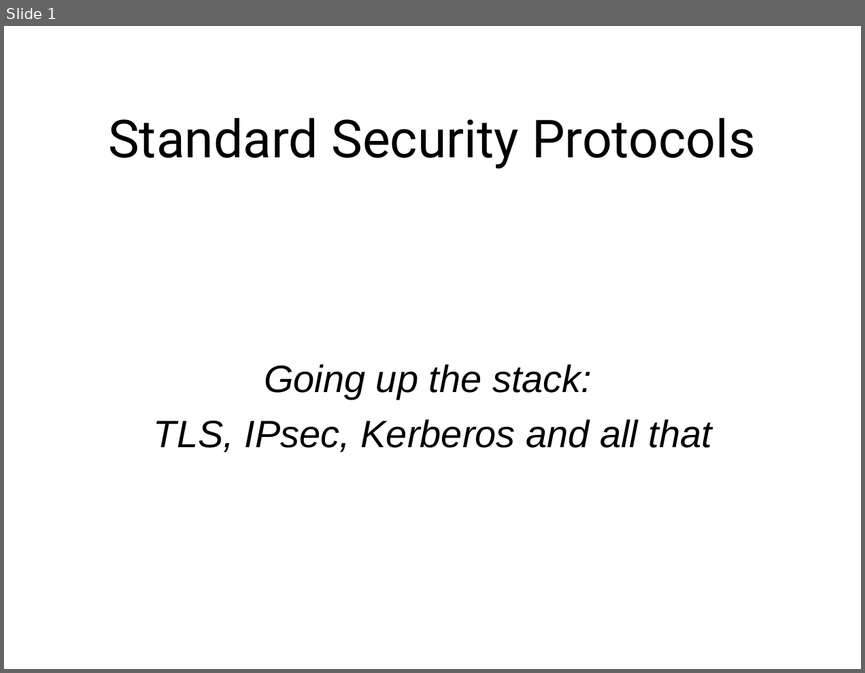
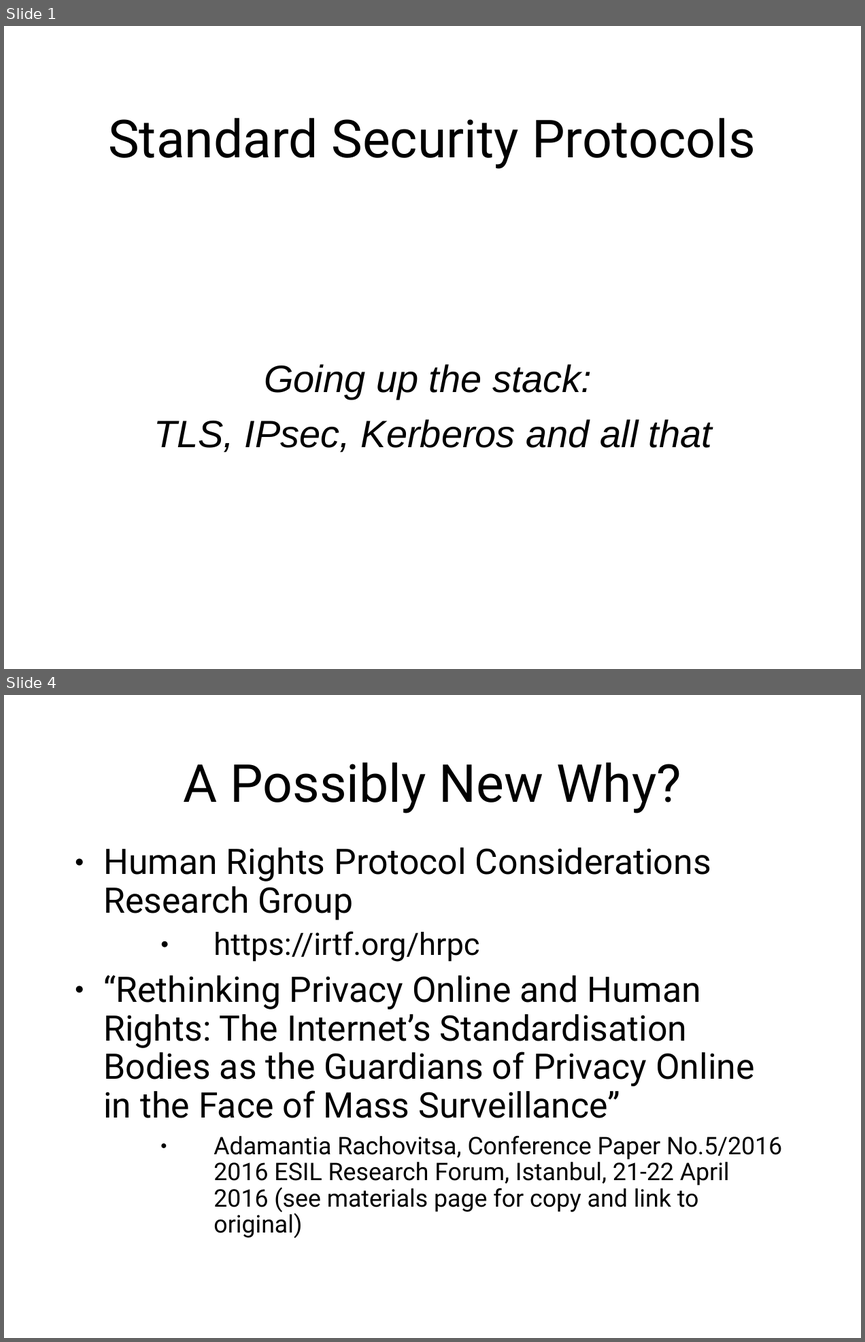
Before and after one commit to sftcd/cs7053, a slide deck: 2016lectures/06-protocols.ppt. Shown one above the other, each under a label of ours: slide 1 before the commit, slides 1 and 4 after it; the slides between them are not shown. The pictures are 865x673 and 865x1342 pixels, drawn with LibreOffice and Linux fonts; fonts in the diff are those of the drawing. Boxes give left, top, right and bottom in pixels: in the first picture for what was removed or moved away, otherwise in the second. Text is boxed around its words. In the diff, an @@ line names an element or a change of style, - is before the commit and + after.

```diff
--- a/2016lectures/06-protocols.ppt
+++ b/2016lectures/06-protocols.ppt
@@ slide 4 added at (4, 695, 861, 1338), background #FFFFFF @@
@@ title added at (183, 762, 681, 813), 44 pt, text #000000 @@
+A Possibly New Why?
@@ text added at (103, 847, 782, 1238), 29.6 pt, text #000000 @@
+● Human Rights Protocol Considerations Research Group
+  ● https://irtf.org/hrpc
+● “Rethinking Privacy Online and Human Rights: The Internet’s Standardisation Bodies as the Guardians of Privacy Online in the Face of Mass Surveillance”
+  ● Adamantia Rachovitsa, Conference Paper No.5/2016 2016 ESIL Research Forum, Istanbul, 21-22 April 2016 (see materials page for copy and link to original)
```
Also in this commit, not shown: 49 slides changed, 2 other slides added.
